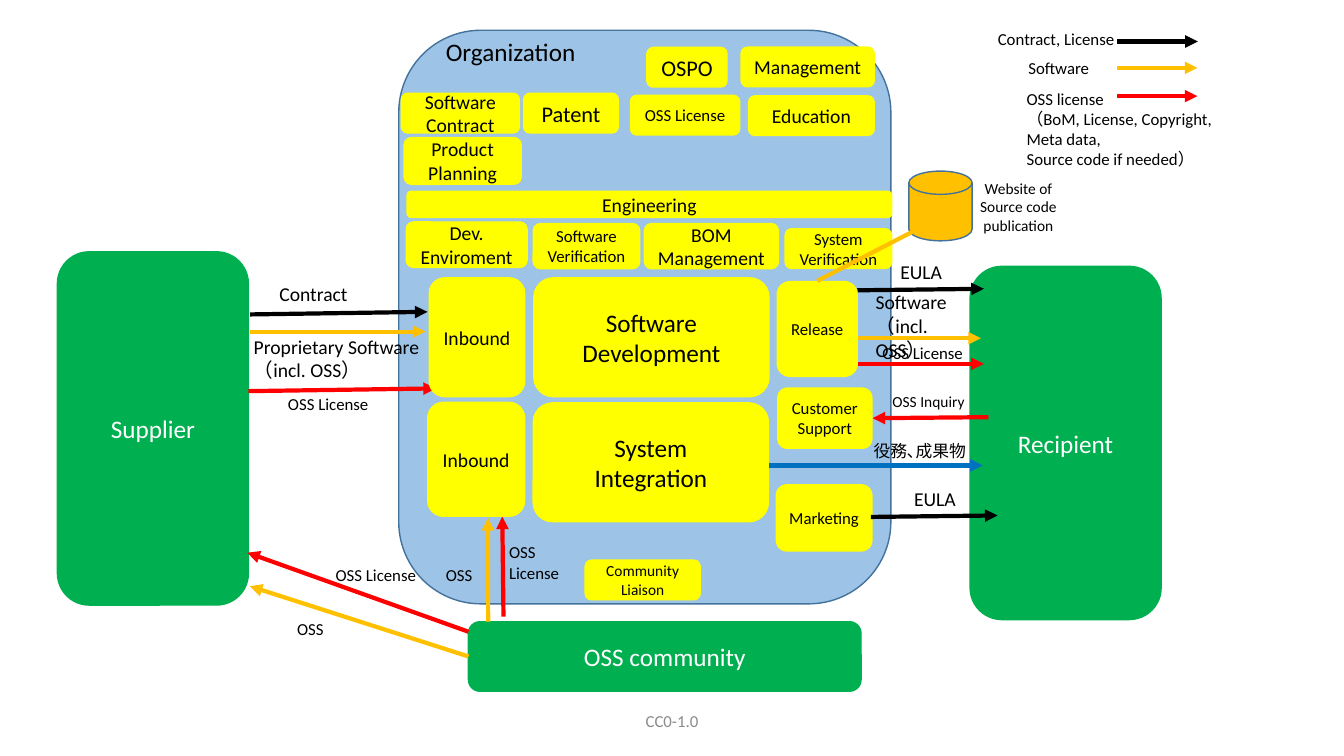
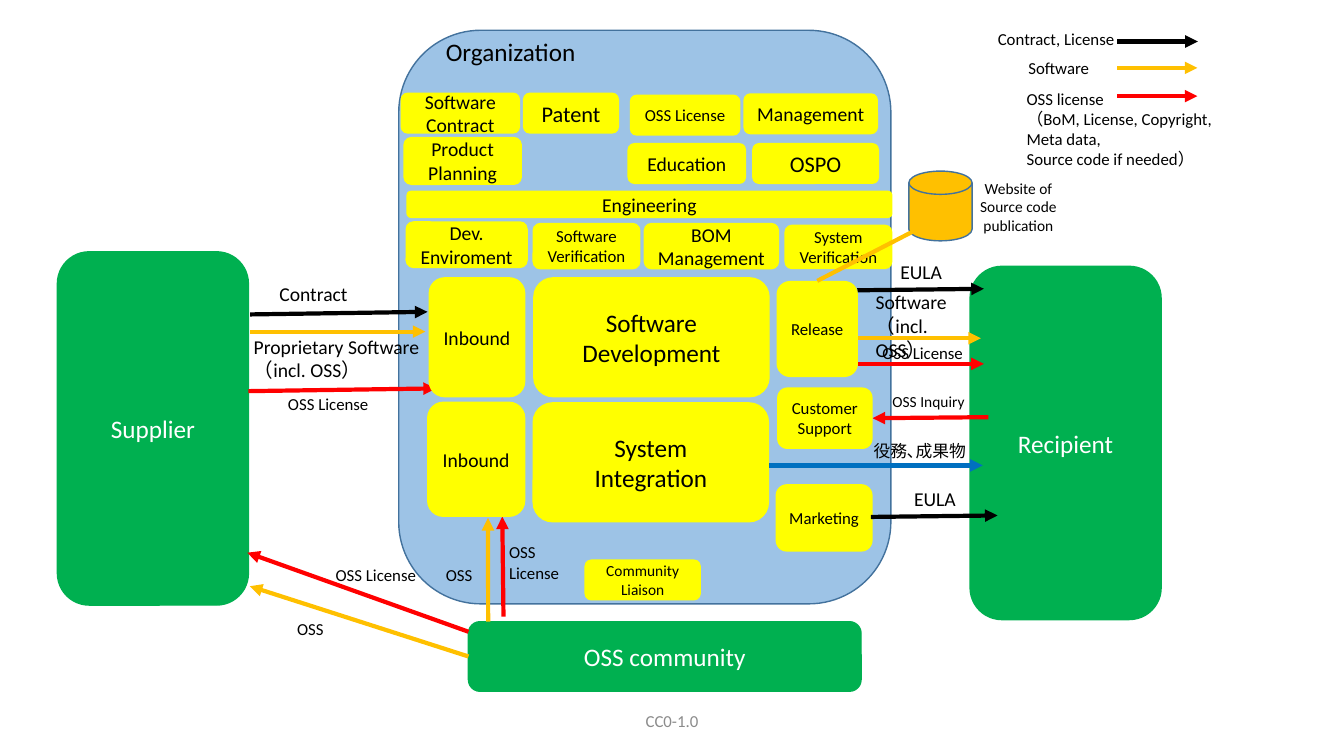
Before and after one commit to OpenChain-Project/OpenChain-JWG, a slide deck: slide 12 of CaseStudy/BusinessFlow/BusinessFlow-CE.pptx. Drawn at 1344x756 pixels with LibreOffice and Linux fonts; fonts in the diff are those of the drawing. Boxes give left, top, right and bottom in pixels: in the first picture for what was removed or moved away, otherwise in the second. Text is boxed around its words. In the diff, an @@ line names an element or a change of style, - is before the commit and + after.

```diff
--- a/CaseStudy/BusinessFlow/BusinessFlow-CE.pptx
+++ b/CaseStudy/BusinessFlow/BusinessFlow-CE.pptx
@@ rounded rectangle "Management": place and size @@
-rounded rectangle "Management" at (741, 46, 876, 88)
+rounded rectangle "Management" at (744, 94, 879, 135)
@@ rounded rectangle "Education": place and size @@
-rounded rectangle "Education" at (748, 95, 875, 136)
+rounded rectangle "Education" at (628, 143, 747, 185)
@@ rounded rectangle "OSPO": place and size @@
-rounded rectangle "OSPO" at (646, 46, 728, 88)
+rounded rectangle "OSPO" at (752, 143, 879, 185)
```
Also in this commit, not shown: 1 other file.
